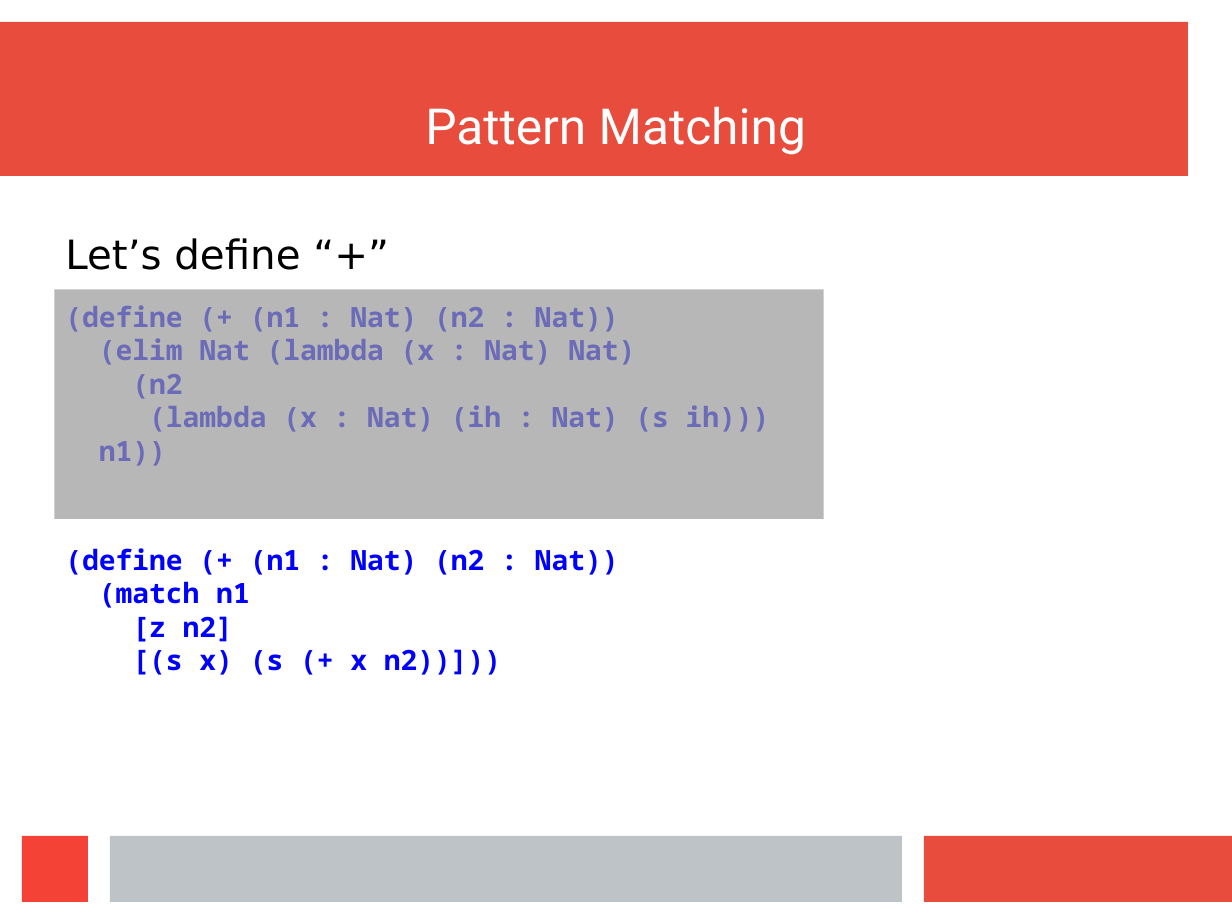
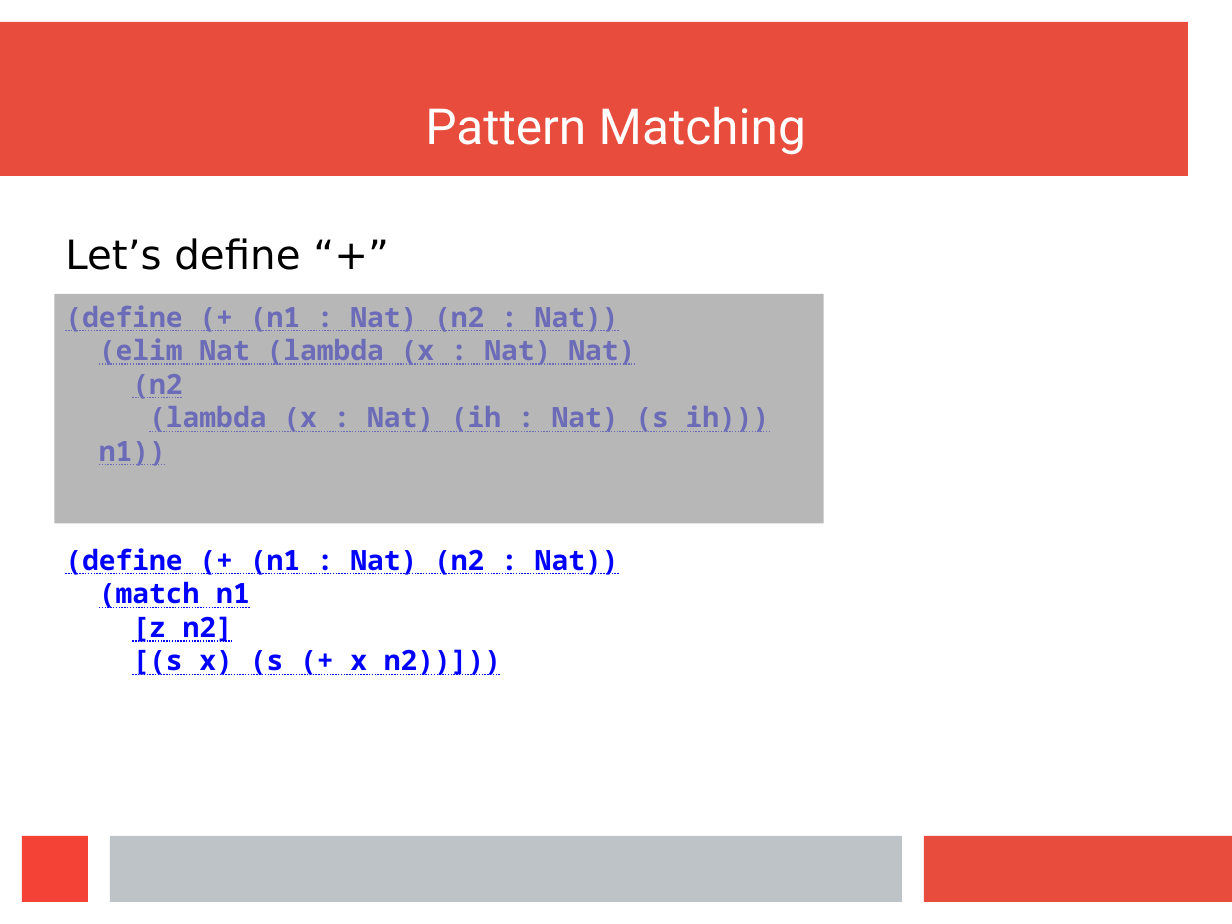
Before and after one commit to wilbowma/cur, a slide deck: slide 24 of hope-2016/slides.odp. Drawn at 1232x924 pixels with LibreOffice and Linux fonts; fonts in the diff are those of the drawing. Boxes give left, top, right and bottom in pixels: in the first picture for what was removed or moved away, otherwise in the second. Text is boxed around its words. In the diff, an @@ line names an element or a change of style, - is before the commit and + after.

Commit message:
Finished match example

```diff
--- a/hope-2016/slides.odp
+++ b/hope-2016/slides.odp
@@ text "(define (+ (n1 : Nat) ..." at [65, 305, 770, 466]: underline on @@
@@ rectangle: place and size @@
-rectangle at [55, 290, 824, 519]
+rectangle at [55, 294, 824, 523]
@@ text "(define (+ (n1 : Nat) ..." at [65, 548, 619, 675]: underline on @@
```
Also in this commit, not shown: 15 other slides changed, 5 slides added, 9 slides removed.
